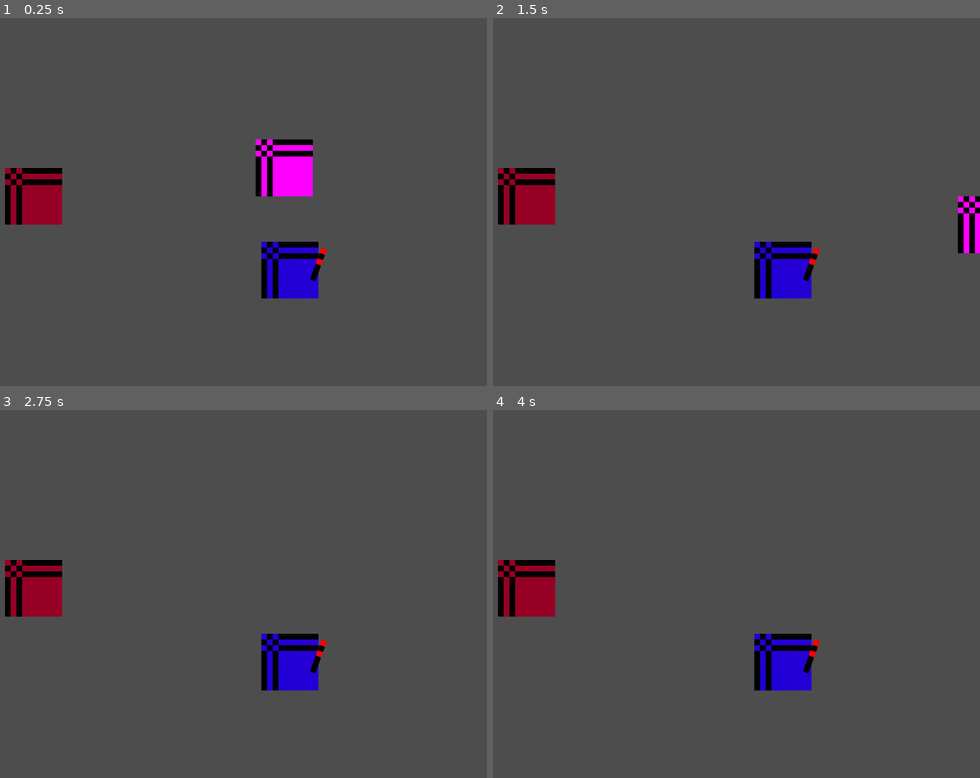
Above: before the commit, frames 1-4 (two rows, left to right).
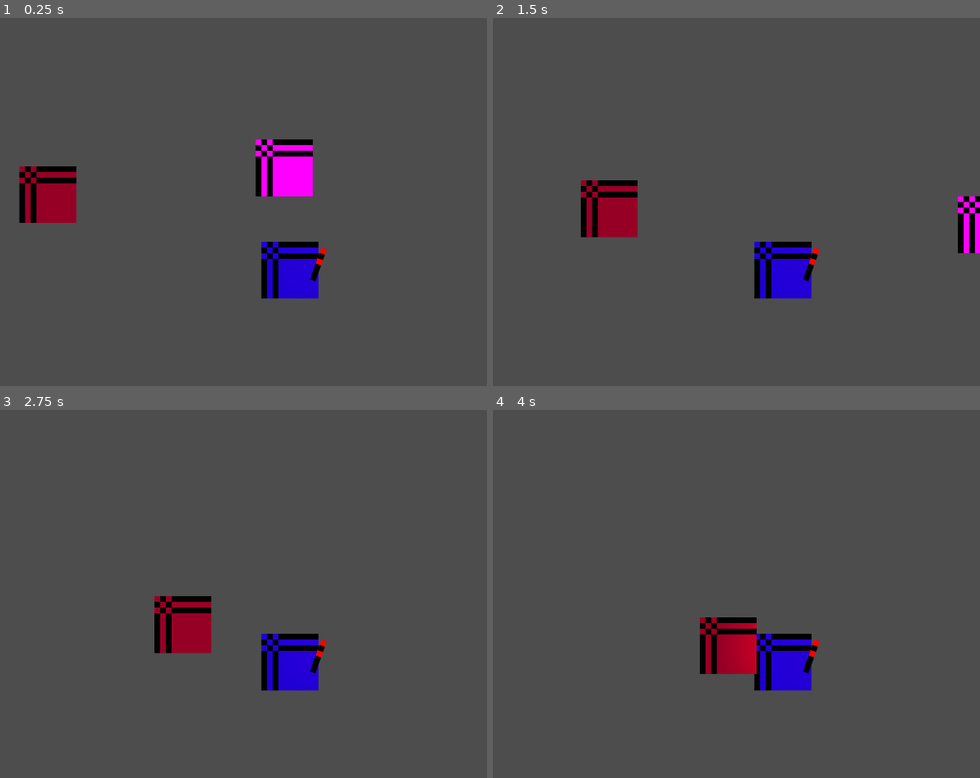
Above: after the commit, the same moments.

Repository: anqilique/GDGJam2-2025
Game: Godot game, scene res://Scenes/main.tscn
Two runs of this game, one before a commit and one after it. Both use one fixed random seed, a clock stepped at 60 frames per second and the inputs below.
Inputs:
- Up to frame 1 (0.25 s): no input
- Up to frame 2 (1.5 s): hold D (fire_cat_move_right) 0.53-1.28 s; hold S (fire_cat_move_down) from 1.28 s (still down)
- Up to frame 3 (2.75 s): release S (fire_cat_move_down) at 2.03 s; hold D (fire_cat_move_right) from 2.03 s (still down)
- Up to frame 4 (4 s): release D (fire_cat_move_right) at 2.78 s; hold W (fire_cat_move_up) 2.78-3.53 s; hold A (fire_cat_move_left) from 3.53 s (still down)

The runs differ from the first frame. In frame 1, 1.4% of the frame differs, in the area x 1-16%, y 40-57%; in frame 2, 3.6%, in the area x 1-30%, y 40-60%; in frame 3, 3.6%; in frame 4, 3.6%.

Commit message:
Fix Shadow StateMach
Literally just shuffled, deleted, re-created the nodes and it worked again!? 😭

Diff:
--- a/Scenes/shadow.tscn
+++ b/Scenes/shadow.tscn
@@ -1,9 +1,8 @@
-[gd_scene load_steps=7 format=3 uid="uid://clawv8kask8pi"]
+[gd_scene load_steps=6 format=3 uid="uid://clawv8kask8pi"]
 
 [ext_resource type="Script" uid="uid://cjson8dx74ue8" path="res://Scripts/Components/StateMachine.gd" id="1_wjdoq"]
 [ext_resource type="Script" uid="uid://c0rmkgfdvs7y5" path="res://Scripts/Shadow/States/ShadowMove.gd" id="4_bhi63"]
 [ext_resource type="Script" uid="uid://b24sa2kmvcoxp" path="res://Scripts/Shadow/States/ShadowDie.gd" id="4_xxmrs"]
-[ext_resource type="Script" uid="uid://cjee6ug4ipcnb" path="res://Scripts/Shadow/States/ShadowAttack.gd" id="5_xxmrs"]
 
 [sub_resource type="PlaceholderTexture2D" id="PlaceholderTexture2D_8gbba"]
 size = Vector2(10, 10)
@@ -28,12 +27,9 @@
 [node name="ShadowMove" type="Node" parent="StateMachine" node_paths=PackedStringArray("shadow")]
 script = ExtResource("4_bhi63")
 shadow = NodePath("../..")
+movement_speed = 10.0
+metadata/_custom_type_script = "uid://c0rmkgfdvs7y5"
 
-[node name="ShadowDie" type="Node" parent="StateMachine" node_paths=PackedStringArray("shadow_parent_node")]
+[node name="ShadowDie" type="Node" parent="StateMachine"]
 script = ExtResource("4_xxmrs")
-shadow_parent_node = NodePath("../..")
 metadata/_custom_type_script = "uid://b24sa2kmvcoxp"
-
-[node name="ShadowAttack" type="Node" parent="StateMachine"]
-script = ExtResource("5_xxmrs")
-metadata/_custom_type_script = "uid://cjee6ug4ipcnb"
--- a/Scripts/Shadow/States/ShadowDie.gd
+++ b/Scripts/Shadow/States/ShadowDie.gd
@@ -3,6 +3,6 @@
 
 @export var shadow_parent_node: Node2D
 
-func Enter():
+func enter():
 	# Play death anim and sfx or smth
 	shadow_parent_node.queue_free()
